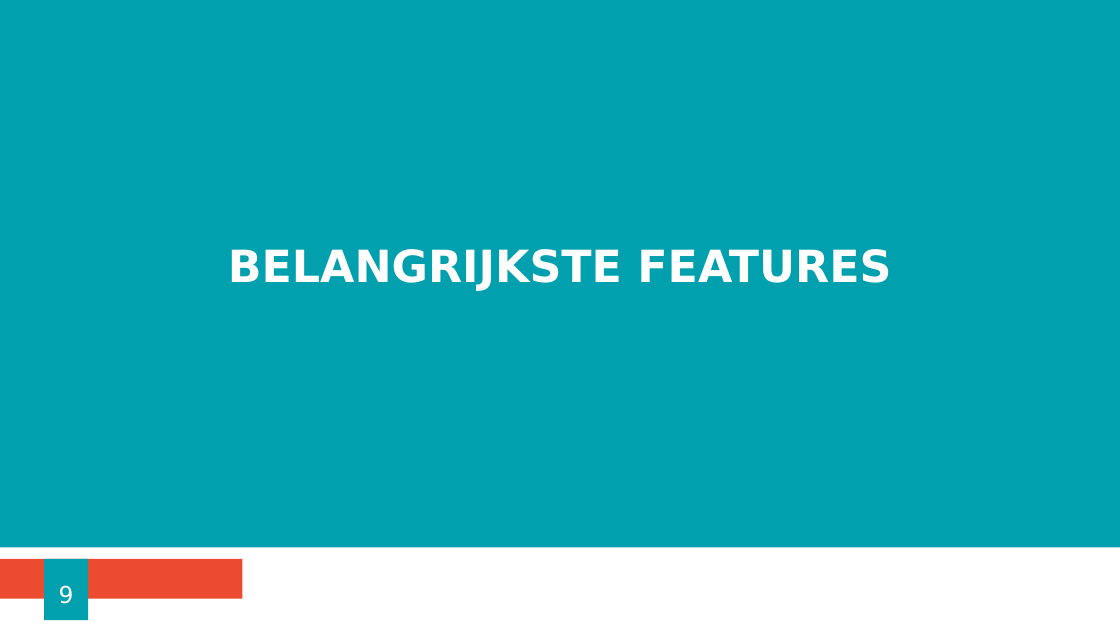
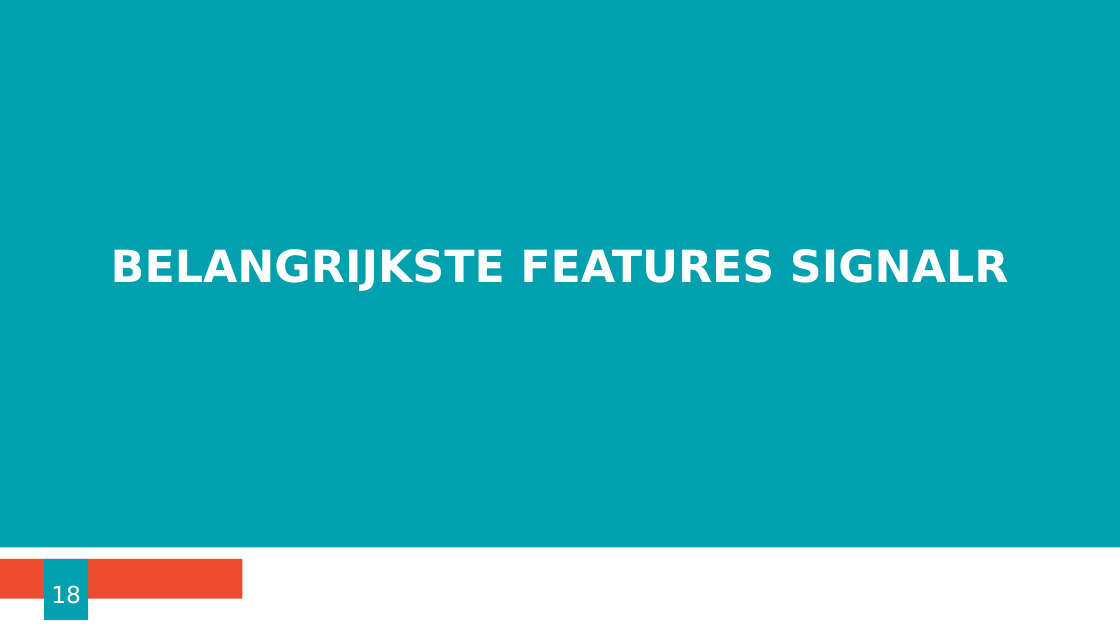
Before and after one commit to ChristopheM98/SignalR_Webapp, a slide deck: slide 18 of Presentatie SignalR.pptx (slide 9 before the commit). Drawn at 1120x630 pixels with LibreOffice and Linux fonts; fonts in the diff are those of the drawing; background and template pictures are left out. Boxes give left, top, right and bottom in pixels: in the first picture for what was removed or moved away, otherwise in the second. Text is boxed around its words. In the diff, an @@ line names an element or a change of style, - is before the commit and + after.

```diff
--- a/Presentatie SignalR.pptx
+++ b/Presentatie SignalR.pptx
@@ title at box(111, 249, 1009, 291): text changed @@
-BELANGRIJKSTE FEATURES
+BELANGRIJKSTE FEATURES SIGNALR
@@ page number at box(51, 585, 81, 604): text changed @@
-9
+18
```
Also in this commit, not shown: 6 other slides changed, 26 slides added, 4 slides removed, 8 other files.
